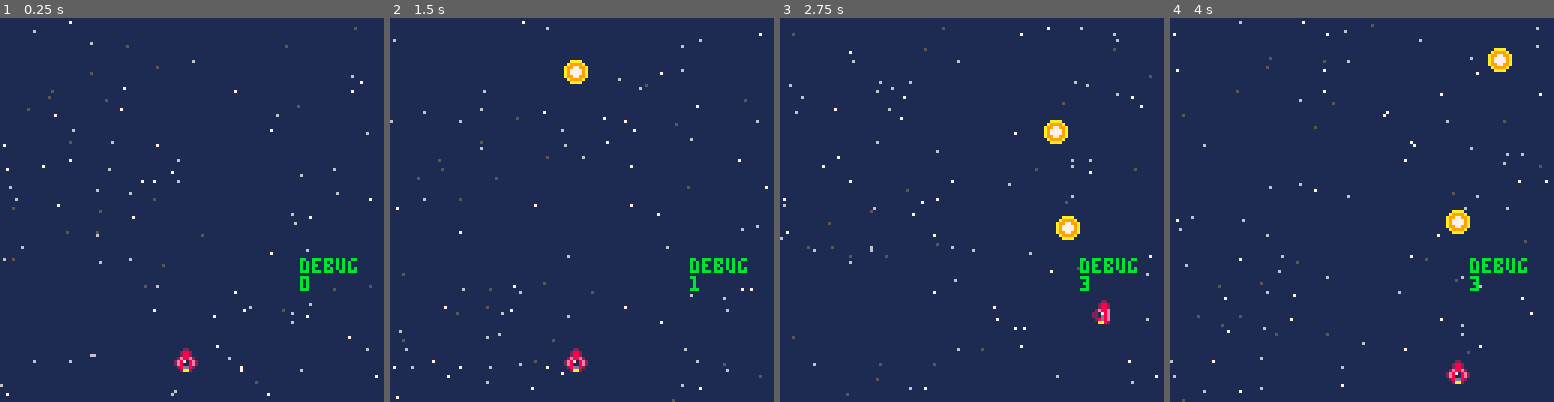
Above: before the commit, frames 1-4 (left to right).
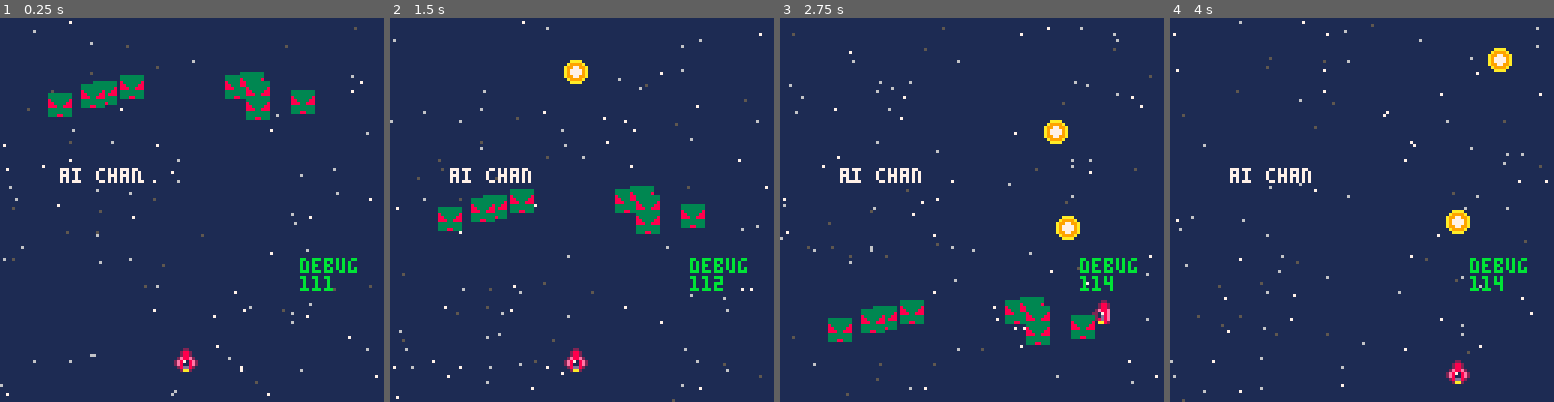
Above: after the commit, the same moments.

Repository: chihirotange/pico8
Game: PICO-8 cartridge shmup/main.p8
Same seed, same stepped clock (60 frames per second), same inputs: the game is played once before the commit and once after it.
Inputs:
- Up to frame 1 (0.25 s): no input
- Up to frame 2 (1.5 s): tap O (Z key) at 0.7 s
- Up to frame 3 (2.75 s): hold Right 1.6-2.1 s; tap O (Z key) at 1.7, 2.1, 2.5 s; hold Up 2.15-2.42 s; hold Right from 2.47 s (still down)
- Up to frame 4 (4 s): tap O (Z key) at 2.9, 3.3, 3.7 s; release Right at 3.03 s; hold Left 3.08-3.58 s; hold Down 3.63-3.97 s

The runs differ from the first frame. In frame 1, 3.4% of the frame differs, in the area x 12-87%, y 14-72%; in frame 2, 3.4%; in frame 3, 3.4%; in frame 4, 0.5%.

Commit message:
refactor

Diff:
--- a/shmup/enemy.lua
+++ b/shmup/enemy.lua
@@ -1,5 +1,5 @@
 enemy_green = entity_spr:new({
-    draw_order = -1,
+    draw_order = 50,
     sprid = 20,
     update = function(_ENV)
         y +=1
--- a/shmup/oop/oop.lua
+++ b/shmup/oop/oop.lua
@@ -1,9 +1,10 @@
-global = _ENV
 entites = {
     entities_list = {},
     update = function(self)
         for ent in all(self.entities_list) do
-            ent:update()
+            if ent.tick_enabled then
+                ent:update()
+            end
         end
     end,
     draw = function(self)
@@ -17,6 +18,7 @@
 
 class = setmetatable( {
     -- objects that is_abstract are meant to be inherited
+    tick_enabled = false,
     is_abstract = true,
     new = function(_ENV, tbl)
         tbl = tbl or {}
@@ -27,8 +29,7 @@
     end
 }, {__index = _ENV})
 
-entity = class:new(
-    {
+entity = class:new({
         -- @TODO: refactor, find better algorithm
         x = 0,
         y = 0,
@@ -56,14 +57,28 @@
         end,
         draw = function(_ENV)
         end
-    }
-)
+    })
 
 -- sprite entities
-entity_spr = entity:new
-{
+entity_spr = entity:new({
+    tick_enabled = true,
     sprid = 0,
     draw = function(_ENV)
         spr(sprid, x, y)
     end
-}
+})
+
+-- texts are not update by tick by default
+entity_txt = entity:new({
+    draw_order = 1000,
+    txt = "",
+    txt_color = 7,
+    new = function(_ENV, input_tbl)
+        local tbl = entity.new(_ENV,input_tbl)
+        tbl.tick_enabled = false
+        return tbl
+    end,
+    draw = function(_ENV)
+        print(txt, x, y, txt_color)
+    end
+})
--- a/shmup/shmup.lua
+++ b/shmup/shmup.lua
@@ -70,19 +70,18 @@
     current_muzzle_size = muzzle_size
 
     --score
-    score = entity:new({
-        draw_order = 100,
-        score = 1000,
-        draw = function (_ENV)
-            print("score: " .. score, 80, 2, 8)
-        end
-    })
+    -- score = entity:new({
+    --     draw_order = 100,
+    --     score = 1000,
+    --     draw = function (_ENV)
+    --         print("score: " .. score, 80, 2, 8)
+    --     end
+    -- })
 
     --starfield
     for i = 1, 100 do
         starfield:new({
             is_abstract = false,
-            draw_order = 0,
             x = rnd(127),
             y = rnd(127),
             speed = rnd(1.5) + 0.5
@@ -96,11 +95,19 @@
     -- enemies
     for i = 1,9 do
         enemy_green:new({
-            draw_order = 10,
+            is_abstract = false,
             x = rnd(100),
             y = rnd(10) + 10
         })
     end
+
+    -- texts
+    text = entity_txt:new({
+        txt = "ai chan",
+        is_abstract = false,
+        x = 20,
+        y = 50,
+    })
 end
 
 function _update()
@@ -138,6 +145,6 @@
 
     -- --draw all "visible" entities
     entites:draw()
-    debug(100, 80,{count(all_bullets)})
+    debug(100, 80,{count(entites.entities_list)})
 
 end
--- a/shmup/starfield.lua
+++ b/shmup/starfield.lua
@@ -1,4 +1,6 @@
 starfield = entity:new({
+    tick_enabled = true,
+    draw_order = 0,
     sc = 7,
     speed = 0,
     update = function(_ENV)
